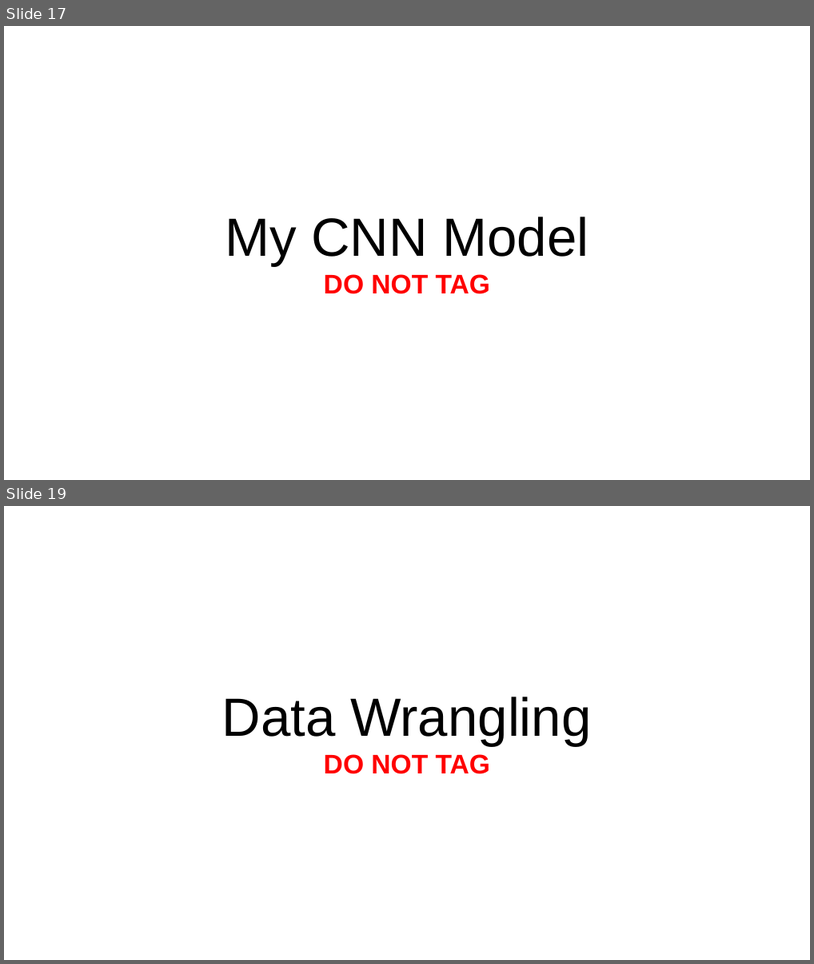
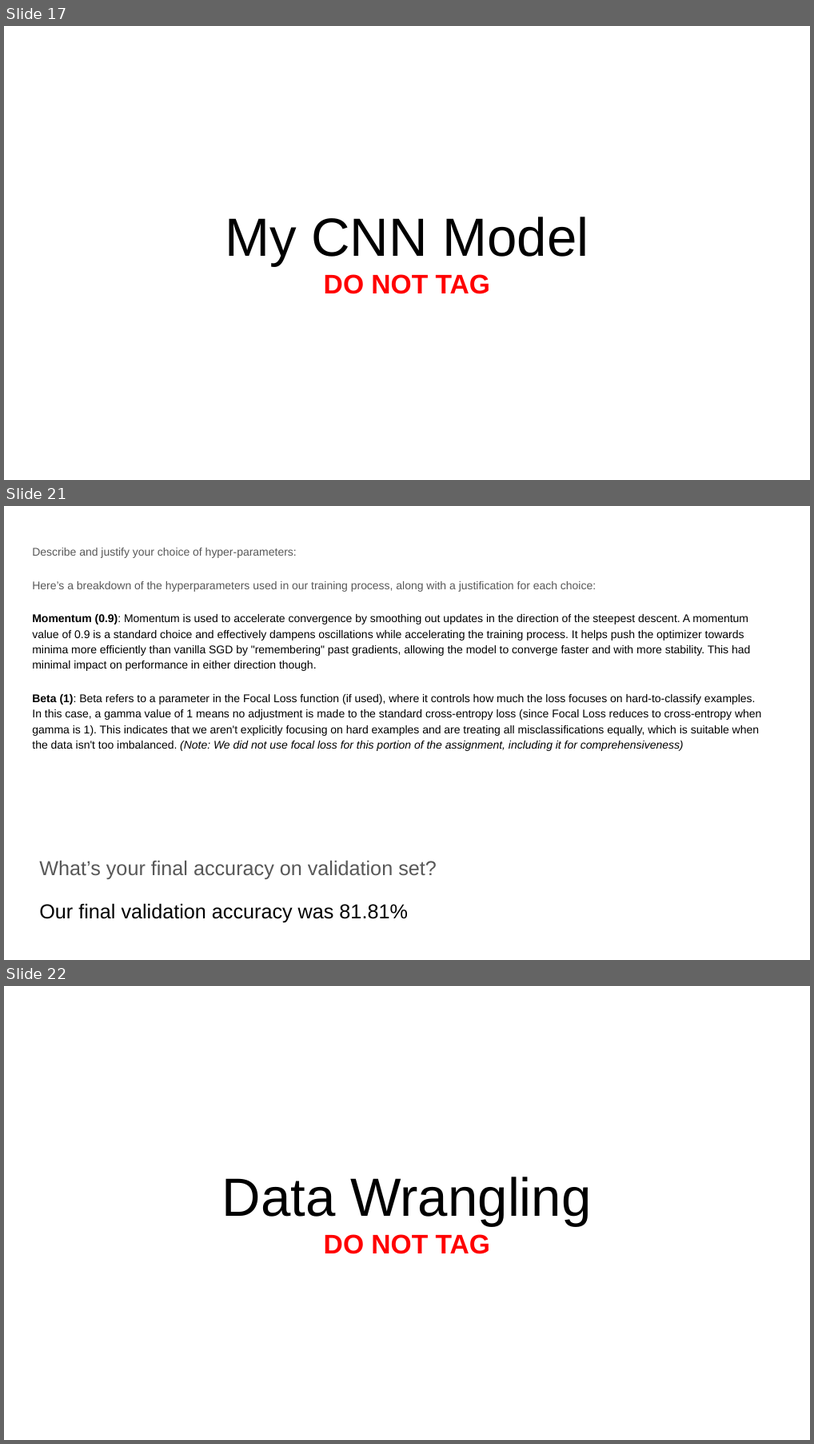
Before and after one commit to mccarvik/georgia_tech, a slide deck: deep_learning/2_assign/assignment2/report-template-a2 - McCarville.pptx. Shown one above the other, each under a label of ours: slides 17 and 19 before the commit, slides 17, 21 and 22 after it; the slides between them are not shown. The pictures are 814x964 and 814x1444 pixels, drawn with LibreOffice and Linux fonts; fonts in the diff are those of the drawing. Boxes give left, top, right and bottom in pixels: in the first picture for what was removed or moved away, otherwise in the second. Text is boxed around its words. In the diff, an @@ line names an element or a change of style, - is before the commit and + after.

```diff
--- a/deep_learning/2_assign/assignment2/report-template-a2 - McCarville.pptx
+++ b/deep_learning/2_assign/assignment2/report-template-a2 - McCarville.pptx
@@ slide 21 added at <box>4,506,810,960</box>, background #FFFFFF @@
@@ text added at <box>32,548,762,751</box>, 10 pt, text #000000 @@
+Describe and justify your choice of hyper-parameters:
+Here’s a breakdown of the hyperparameters used in our training process, along with a justification for each choice:
+Momentum (0.9): Momentum is used to accelerate convergence by smoothing out updates in the direction of the steepest descent. A momentum value of 0.9 is a standard choice and effectively dampens oscillations while accelerating the training process. It helps push the optimizer towards minima more efficiently than vanilla SGD by "remembering" past gradients, allowing the model to converge faster and with more stability. This had minimal impact on performance in either direction though.
+Beta (1): Beta refers to a parameter in the Focal Loss function (if used), where it controls how much the loss focuses on hard-to-classify examples. In this case, a gamma value of 1 means no adjustment is made to the standard cross-entropy loss (since Focal Loss reduces to cross-entropy when gamma is 1). This indicates that we aren't explicitly focusing on hard examples and are treating all misclassifications equally, which is suitable when the data isn't too imbalanced. (Note: We did not use focal loss for this portion of the assignment, including it for comprehensiveness)
@@ text added at <box>39,860,437,923</box>, 18 pt, text #585858 @@
+What’s your final accuracy on validation set?
+Our final validation accuracy was 81.81%
@@ what was slide 19 is now slide 22 @@
```
Also in this commit, not shown: 4 slides changed, 4 other slides added, 1 slide removed, 7 other files.
